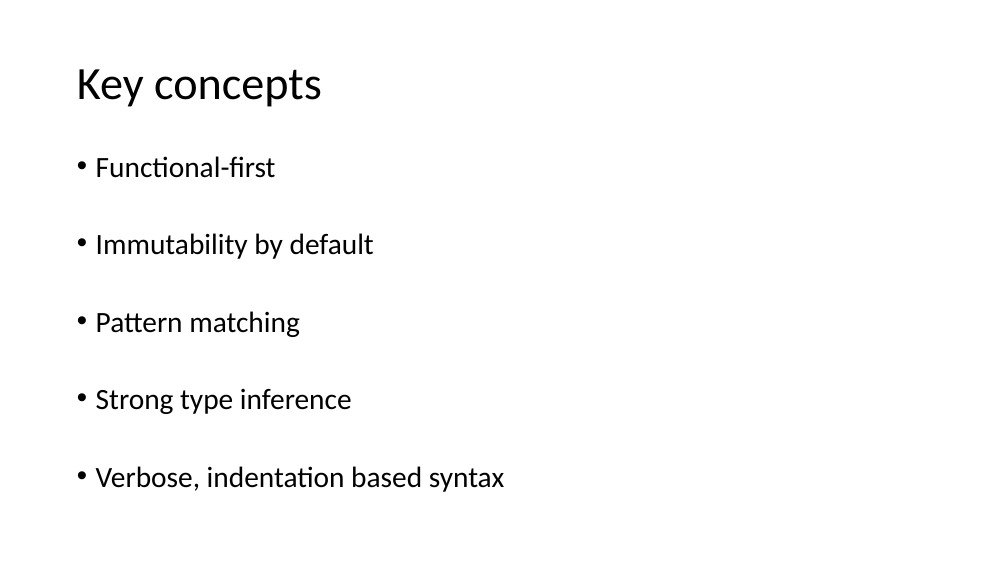
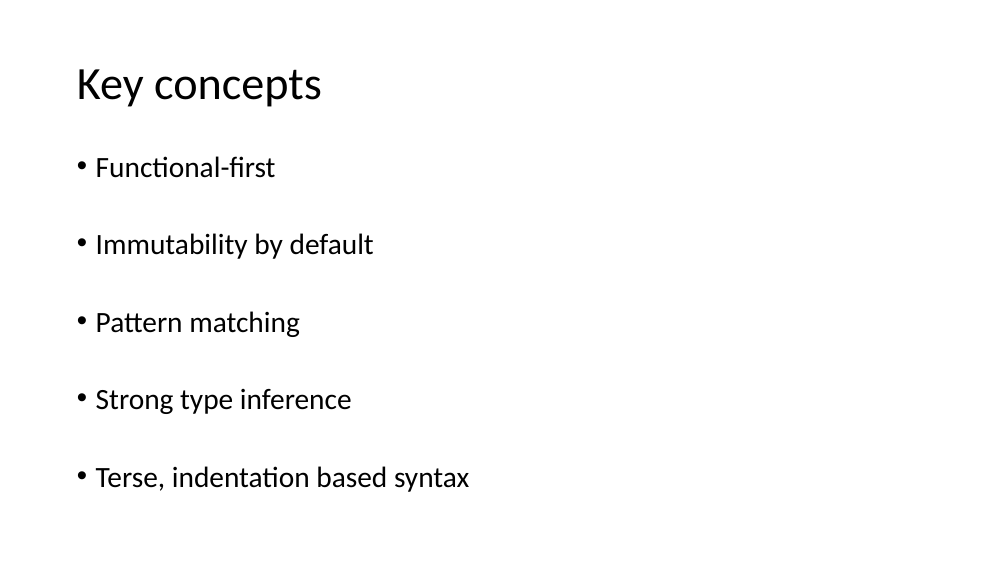
Before and after one commit to muratg/fsdemo, a slide deck: slide 3 of fsharp_demo.pptx. Drawn at 1008x567 pixels with LibreOffice and Linux fonts; fonts in the diff are those of the drawing. Boxes give left, top, right and bottom in pixels: in the first picture for what was removed or moved away, otherwise in the second. Text is boxed around its words. In the diff, an @@ line names an element or a change of style, - is before the commit and + after.

Commit message:
fixing wording

```diff
--- a/fsharp_demo.pptx
+++ b/fsharp_demo.pptx
@@ text at <box>96,466,469,492</box>: text changed @@
-• Verbose, indentation based syntax
+• Terse, indentation based syntax
```
